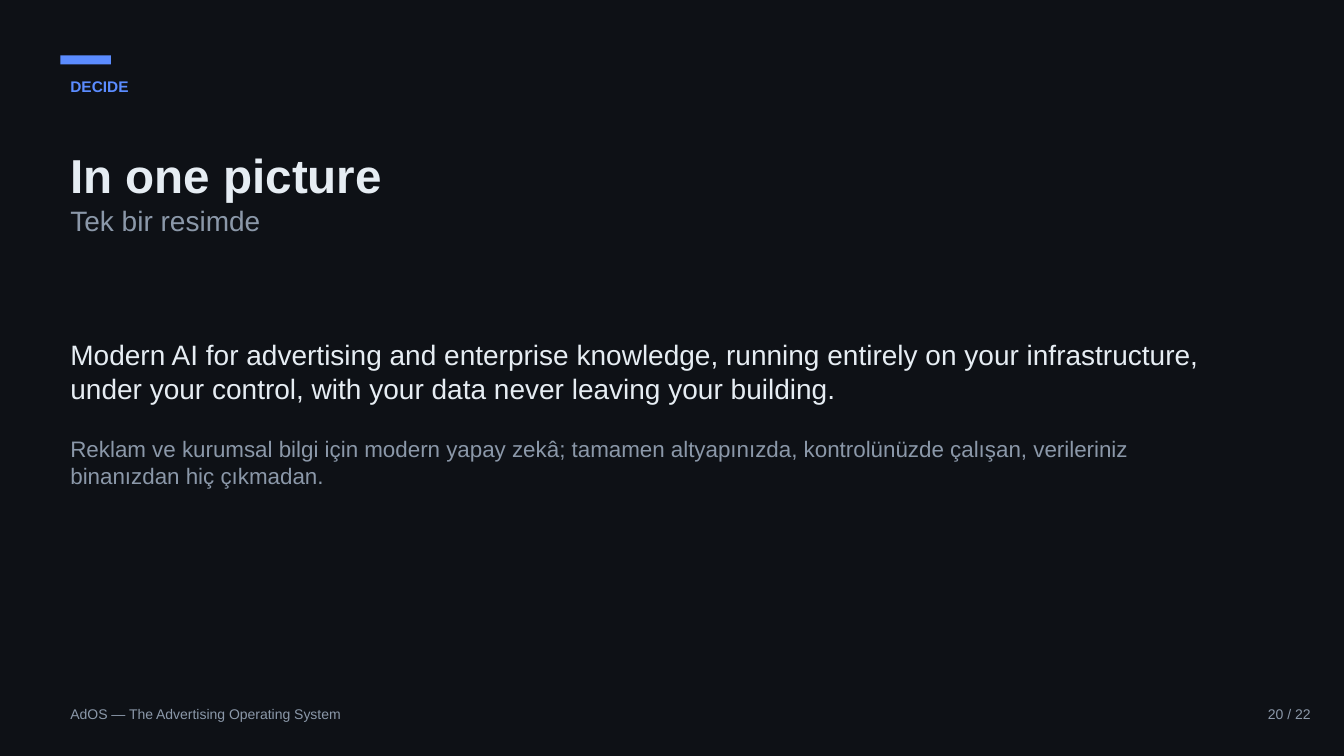
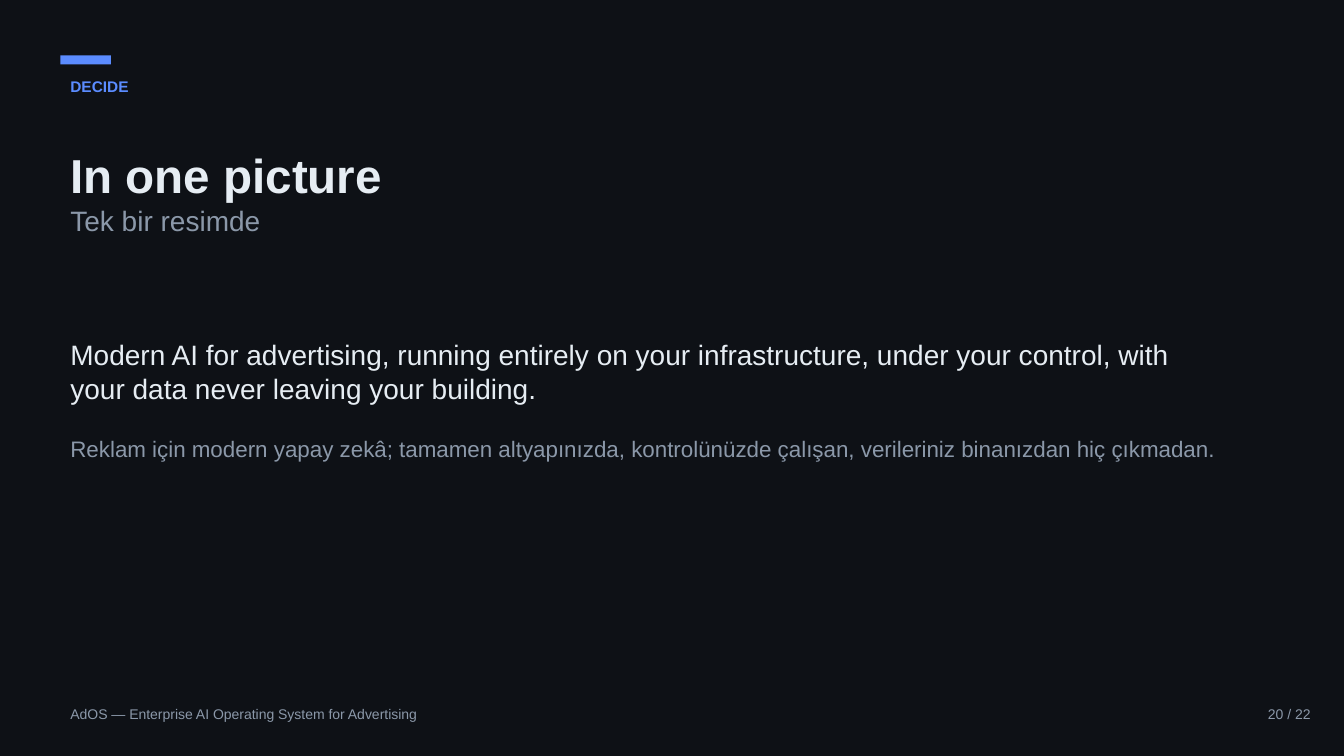
Before and after one commit to monay10/AdOS, a slide deck: slide 20 of presentation/AdOS_Executive_Presentation.pptx. Drawn at 1344x756 pixels with LibreOffice and Linux fonts; fonts in the diff are those of the drawing. Boxes give left, top, right and bottom in pixels: in the first picture for what was removed or moved away, otherwise in the second. Text is boxed around its words. In the diff, an @@ line names an element or a change of style, - is before the commit and + after.

```diff
--- a/presentation/AdOS_Executive_Presentation.pptx
+++ b/presentation/AdOS_Executive_Presentation.pptx
@@ text at (70, 344, 1215, 462): text changed @@
-Modern AI for advertising and enterprise knowledge, running entirely on your infrastructure, under your control, with your data never leaving your building.
-Reklam ve kurumsal bilgi için modern yapay zekâ; tamamen altyapınızda, kontrolünüzde çalışan, verileriniz binanızdan hiç çıkmadan.
+Modern AI for advertising, running entirely on your infrastructure, under your control, with your data never leaving your building.
+Reklam için modern yapay zekâ; tamamen altyapınızda, kontrolünüzde çalışan, verileriniz binanızdan hiç çıkmadan.
@@ text at (70, 709, 417, 722): text changed @@
-AdOS — The Advertising Operating System
+AdOS — Enterprise AI Operating System for Advertising
```
Also in this commit, not shown: 21 other slides changed, 6 other files.
